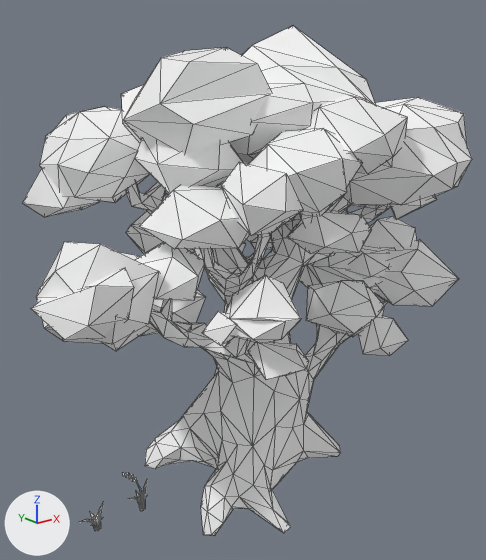
The glTF model vue/src/assets/models/TREE.glb, before and after one commit.
One viewpoint serves both versions: a 50 mm camera at (-9.78, -11.81, 10.26) aimed at (-0.12, 0.26, 5.43). Lighting does not change. The marker at lower left points along +X, +Y and +Z. Mesh edges are drawn as thin lines. Where no turn or scale is listed for an object, it has been applied to the vertices.

Script lines for the objects in view, before the commit:
```python
mat_fattree = principled_material('fattree')
mat_fattree.base_color = (1.0, 1.0, 1.0)  # white #ffffff
mat_fattree.metallic = 1.0
mat_fattree.roughness = 1.0
me_cylinder_007 = bpy.data.meshes.new('Cylinder.007')
me_cylinder_007.from_pydata(...)  # 1384 vertices, 2546 faces; spans x -1.19..9.63, y -3.24..4.12, z -0.45..10.56
me_cylinder_007.materials.append(mat_fattree)  # white #ffffff
ob_plant_006 = bpy.data.objects.new('plant.006', me_cylinder_007)
ob_plant_006.location = (-4.44, 0.0, 0.63)
```
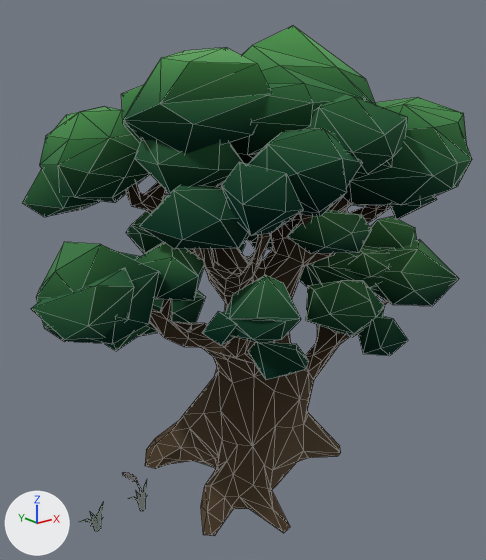
The newer file is also turned or shifted as a whole; pictures and numbers use the older file's frame.

Where the change shows, as pixel boxes (x1, y1, x2, y2) in the pictures (486 x 560 px):
'plant.006', surface changed (white to green)
    both: (22, 26, 472, 536)

Patch to the scene script:
```diff
--- a/vue/src/assets/models/TREE.glb.py
+++ b/vue/src/assets/models/TREE.glb.py
@@ img_fat_tree @@
+img_fat_tree = load_image('fat tree', '_unpacked/fat_tree', 1024, 1024, 'sRGB')
@@ mat_fattree @@
 mat_fattree = principled_material('fattree')
-mat_fattree.base_color = (1.0, 1.0, 1.0)  # white #ffffff
+mat_fattree.texture = img_fat_tree
 mat_fattree.metallic = 1.0
```
